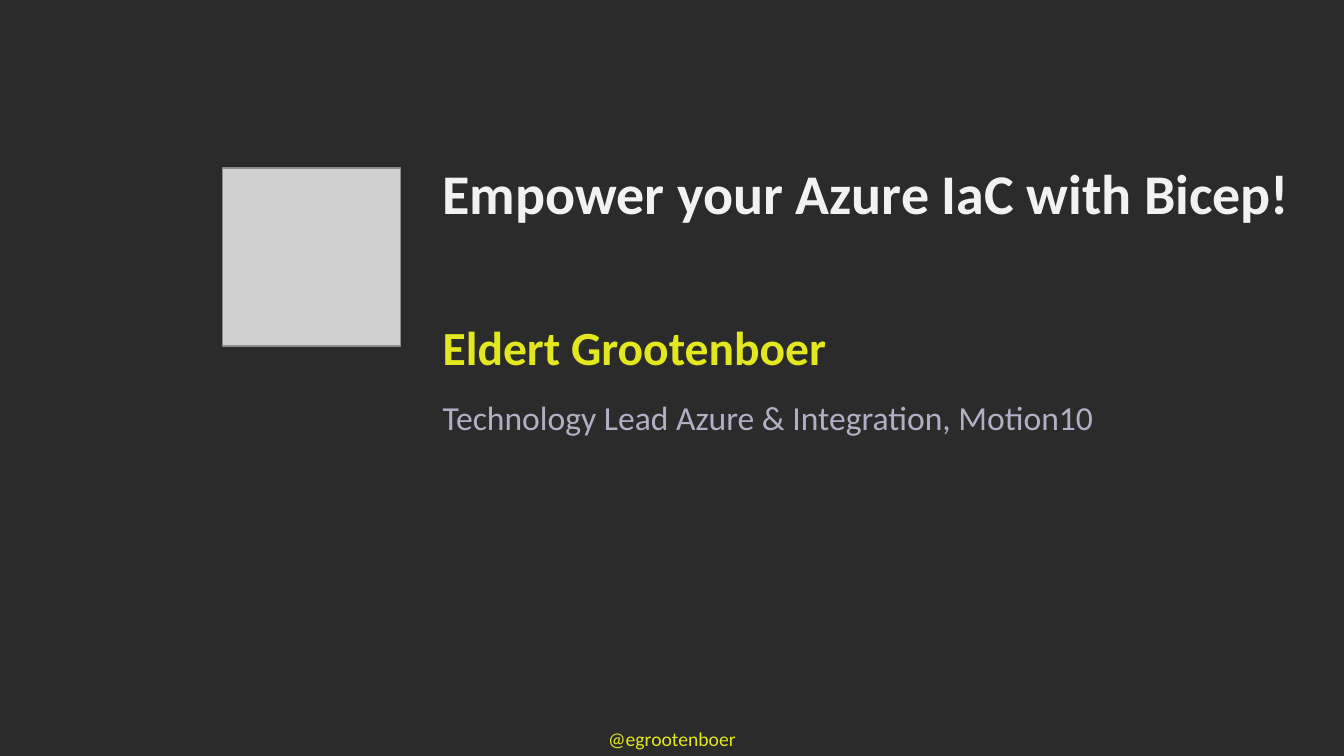
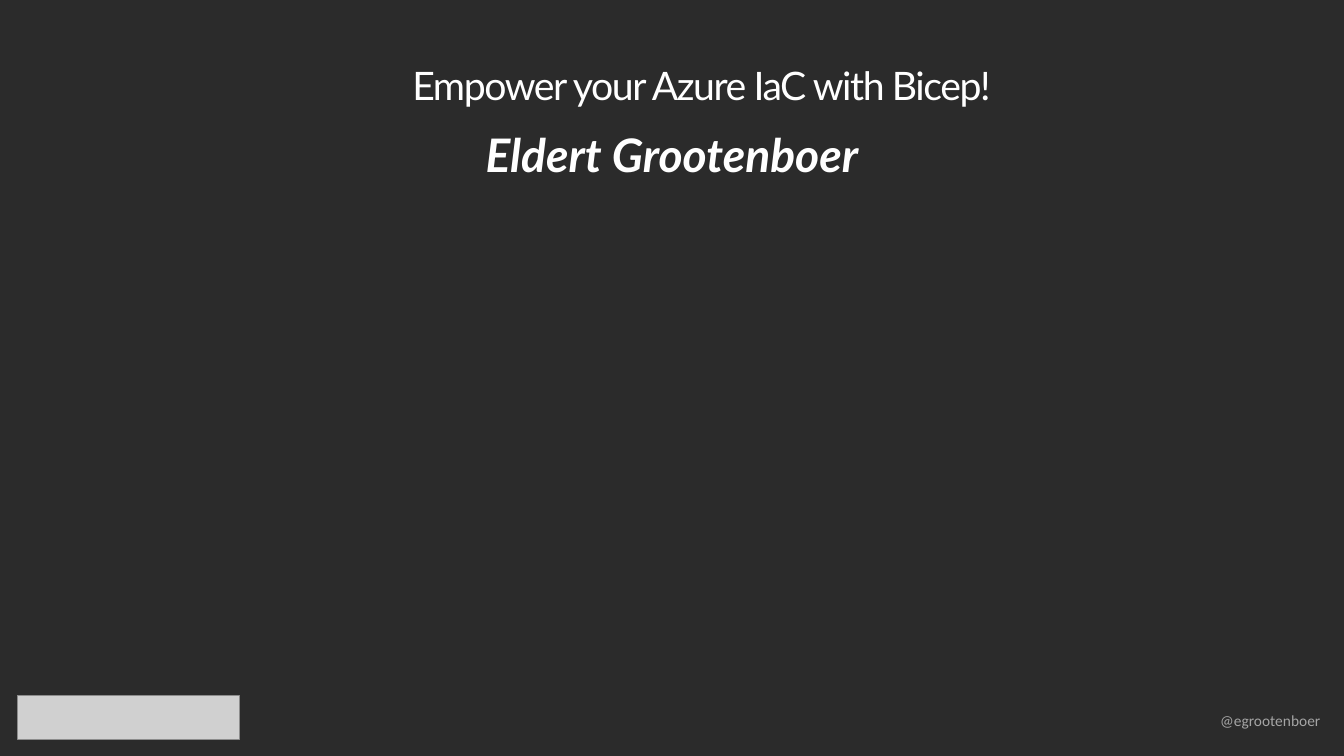
Before and after one commit to EldertGrootenboer/Empower-your-Azure-IaC-with-Bicep, a slide deck: slide 1 of Empower your Azure IaC with Bicep!.pptx (slide 2 before the commit). Drawn at 1344x756 pixels with LibreOffice and Linux fonts; fonts in the diff are those of the drawing; grey boxes stand for pictures; background and template pictures are left out; a plain dark background stands for a picture behind light text. Boxes give left, top, right and bottom in pixels: in the first picture for what was removed or moved away, otherwise in the second. Text is boxed around its words. In the diff, an @@ line names an element or a change of style, - is before the commit and + after.

```diff
--- a/Empower your Azure IaC with Bicep!.pptx
+++ b/Empower your Azure IaC with Bicep!.pptx
@@ title "Empower your Azure IaC with ...": place and size @@
-title "Empower your Azure IaC with ..." at <box>443,174,1289,223</box>
+title "Empower your Azure IaC with ..." at <box>412,71,991,107</box>
@@ title "Empower your Azure IaC with ..." at <box>412,71,991,107</box>: size 40 to 28 pt, font Calibri to Lato, text colour #F2F2F2 to #FFFFFF, letter spacing 0 to -1 pt, bold off; alignment left to centre; line spacing 1 to 0.9; vertical alignment top to bottom @@
@@ subtitle "Eldert Grootenboer": place and size @@
-subtitle "Eldert Grootenboer" at <box>443,331,826,366</box>
+subtitle "Eldert Grootenboer" at <box>486,137,858,173</box>
@@ subtitle "Eldert Grootenboer" at <box>486,137,858,173</box>: size 34 to 33 pt, font Calibri to Lato, text colour #E2E71F to #FFFFFF, italic on; alignment left to centre; line spacing 1 to 0.9; more space between paragraphs @@
@@ picture removed at <box>223,168,401,347</box> @@
@@ text removed at <box>443,406,1093,436</box> @@
-Technology Lead Azure & Integration, Motion10
@@ picture added at <box>18,696,240,740</box> @@
@@ text "@egrootenboer": place and size @@
-text "@egrootenboer" at <box>608,732,735,750</box>
+text "@egrootenboer" at <box>1220,715,1320,729</box>
@@ text "@egrootenboer" at <box>1220,715,1320,729</box>: size 14 to 11 pt, text colour #E2E71F to #A5A5A5; alignment centre to left @@
```
Also in this commit, not shown: 14 other slides changed, 1 slide removed.
